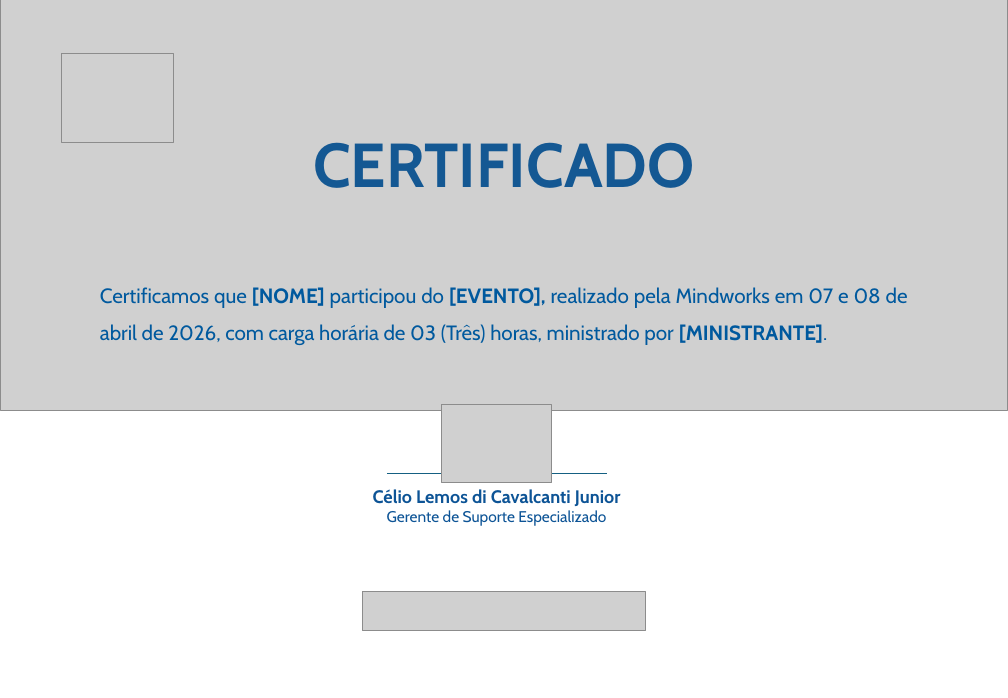
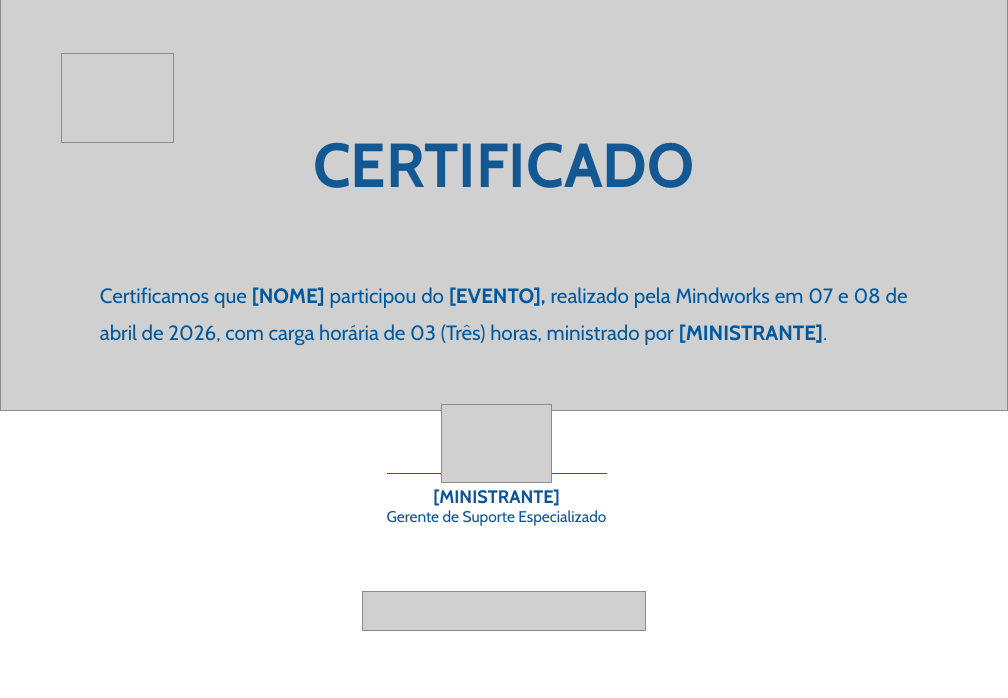
Before and after one commit to guilhermebrotto/automacao-certificados, a slide deck: slide 1 of modelo_certificado.pptx. Drawn at 1008x698 pixels with LibreOffice and Linux fonts; fonts in the diff are those of the drawing; grey boxes stand for pictures. Boxes give left, top, right and bottom in pixels: in the first picture for what was removed or moved away, otherwise in the second. Text is boxed around its words. In the diff, an @@ line names an element or a change of style, - is before the commit and + after.

```diff
--- a/modelo_certificado.pptx
+++ b/modelo_certificado.pptx
@@ text "[MINISTRANTE]" moved from (x1=373, y1=489, x2=621, y2=526) to (x1=387, y1=489, x2=606, y2=526) @@
@@ text at (x1=433, y1=489, x2=560, y2=506): text changed @@
-Célio Lemos di Cavalcanti Junior
+[MINISTRANTE]
```
Also in this commit, not shown: 12 other files.
